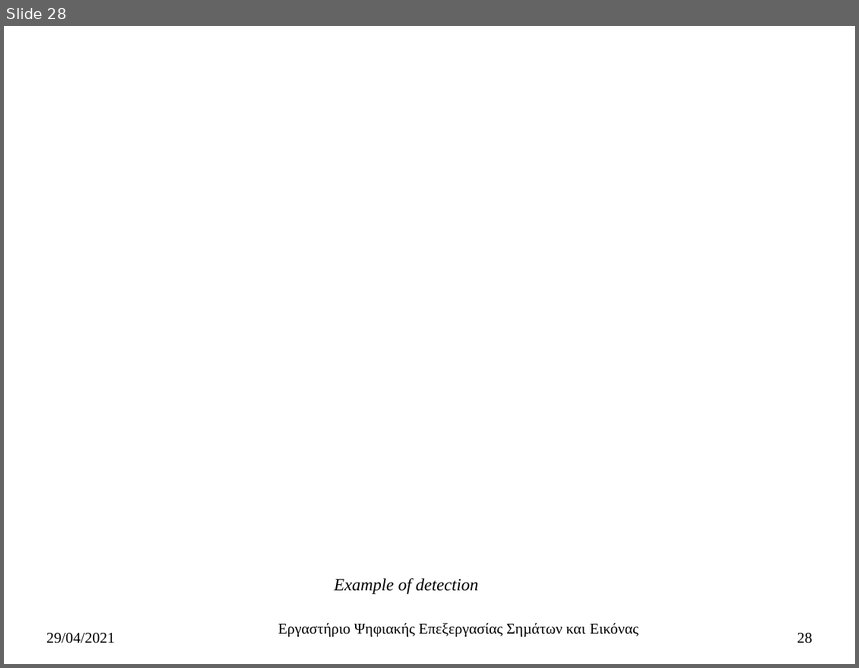
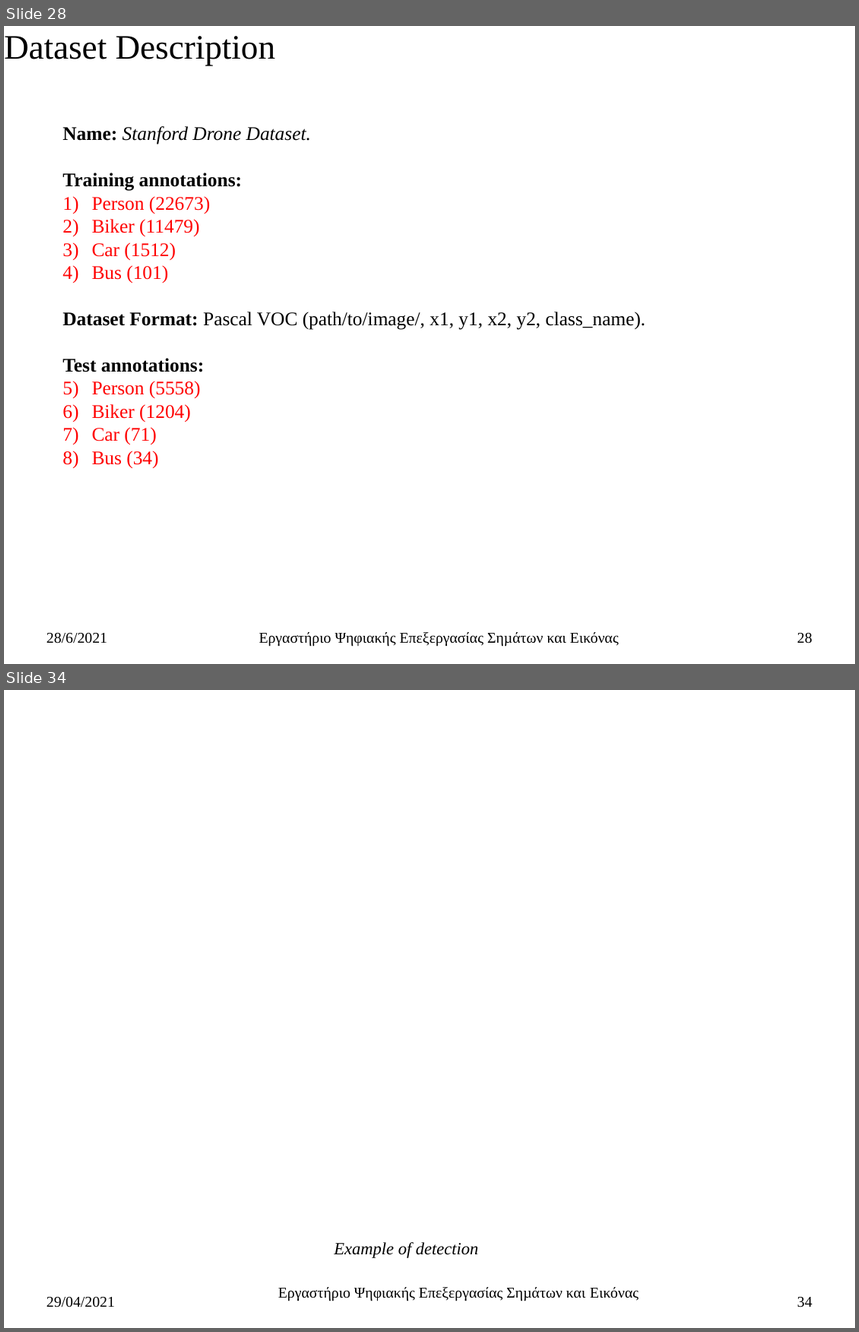
Before and after one commit to ChristosTrimas/ai-detection-systems, a slide deck: thesis/thesis_so_far_presentation_v_0_3.pptx. Shown one above the other, each under a label of ours: slide 28 before the commit, slides 28 and 34 after it; the slides between them are not shown. The pictures are 859x668 and 859x1332 pixels, drawn with LibreOffice and Linux fonts; fonts in the diff are those of the drawing. Boxes give left, top, right and bottom in pixels: in the first picture for what was removed or moved away, otherwise in the second. Text is boxed around its words. In the diff, an @@ line names an element or a change of style, - is before the commit and + after.

```diff
--- a/thesis/thesis_so_far_presentation_v_0_3.pptx
+++ b/thesis/thesis_so_far_presentation_v_0_3.pptx
@@ slide 28 added at (4, 26, 855, 664), background #FFFFFF @@
@@ subtitle added at (4, 36, 276, 66), 32 pt, text #000000 @@
+Dataset Description
@@ text added at (63, 126, 646, 468), 18 pt, text #000000 @@
+Name: Stanford Drone Dataset.
+Training annotations:
+1) Person (22673)
+2) Biker (11479)
+3) Car (1512)
+4) Bus (101)
+Dataset Format: Pascal VOC (path/to/image/, x1, y1, x2, y2, class_name).
+Test annotations:
+1) Person (5558)
+2) Biker (1204)
+3) Car (71)
+4) Bus (34)
@@ text added at (47, 633, 107, 644), 14 pt, text #000000 @@
+28/6/2021
@@ text added at (259, 632, 619, 647), 14 pt, text #000000 @@
+Εργαστήριο Ψηφιακής Επεξεργασίας Σηµάτων και Εικόνας
@@ page number added at (797, 633, 813, 644), 14 pt, text #000000 @@
+28
@@ what was slide 28 is now slide 34 @@
@@ page number at (797, 1297, 813, 1308): text changed @@
-28
+34
```
Also in this commit, not shown: 28 slides changed, 5 other slides added.
